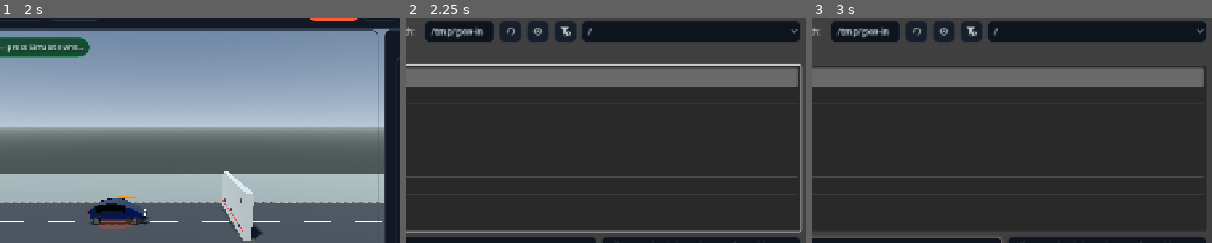
Above: before the commit, frames 1-3 (left to right).
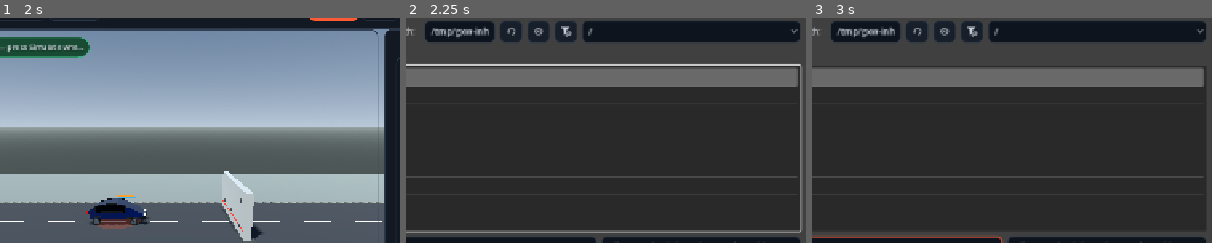
Above: after the commit, the same moments.

Repository: ArrowSK/crashvector
Game: Godot game, scene res://app/main.tscn
Same seed, same stepped clock (60 frames per second), same inputs: the game is played once before the commit and once after it.
Inputs (mouse positions are % of the whole screen's width and height, from its top left):
- Up to frame 1 (2 s): click "New" at 0.5 s; click "New" at 1.25 s
- Up to frame 2 (2.25 s): click "Open" at 2 s
- Up to frame 3 (3 s): click (36, 59) at 2.77 s; type "12" at 2.85 s
The pictures show only the part of the screen within x 28-78%, y 8-58%; the shares and areas given below are measured in that part.

Frame 1 is identical in both runs. In frame 2, 0.2% of the frame differs, in the area x 19-47%, y 3-9%; in frame 3, 0.2%.

Commit message:
M11: wire passenger-cell longitudinal guard

Diff:
--- a/src/vehicles/passenger_car_builder.gd
+++ b/src/vehicles/passenger_car_builder.gd
@@ -43,6 +43,7 @@
 	for station in range(CompactHatchbackBuilder.CABIN_FRONT_STATION):
 		_add_base_longitudinal_segment(model, station, station + 1, stiffness_scale)
 	_add_passenger_cell_reinforcement(model, stiffness_scale)
+	_add_passenger_cell_guard(model, stiffness_scale)
 	_add_refined_front_structure(model, stiffness_scale)
 	_add_bending_constraints(model, stiffness_scale)
 	model.set_uniform_velocity(Vector3.RIGHT * PhysicsMetrics.kmh_to_ms(speed_kmh))
@@ -221,6 +222,17 @@
 			CompactHatchbackBuilder.node_index(CompactHatchbackBuilder.CABIN_FRONT_STATION, corner),
 			&"safety_cell", stiffness_scale, &"safety_cell_longitudinal_tie", 1.60
 		)
+
+static func _add_passenger_cell_guard(model: StructuralModel, stiffness_scale: float) -> void:
+	var s := maxf(stiffness_scale, 0.1)
+	model.add_longitudinal_guard(
+		CompactHatchbackBuilder.station_nodes(CompactHatchbackBuilder.CABIN_REAR_STATION),
+		CompactHatchbackBuilder.station_nodes(CompactHatchbackBuilder.CABIN_FRONT_STATION),
+		0.74,
+		14000000.0 * s,
+		95000.0 * sqrt(s),
+		4500000.0 * s
+	)
 
 static func _add_bending_constraints(model: StructuralModel, stiffness_scale: float) -> void:
 	var s := maxf(stiffness_scale, 0.1)
